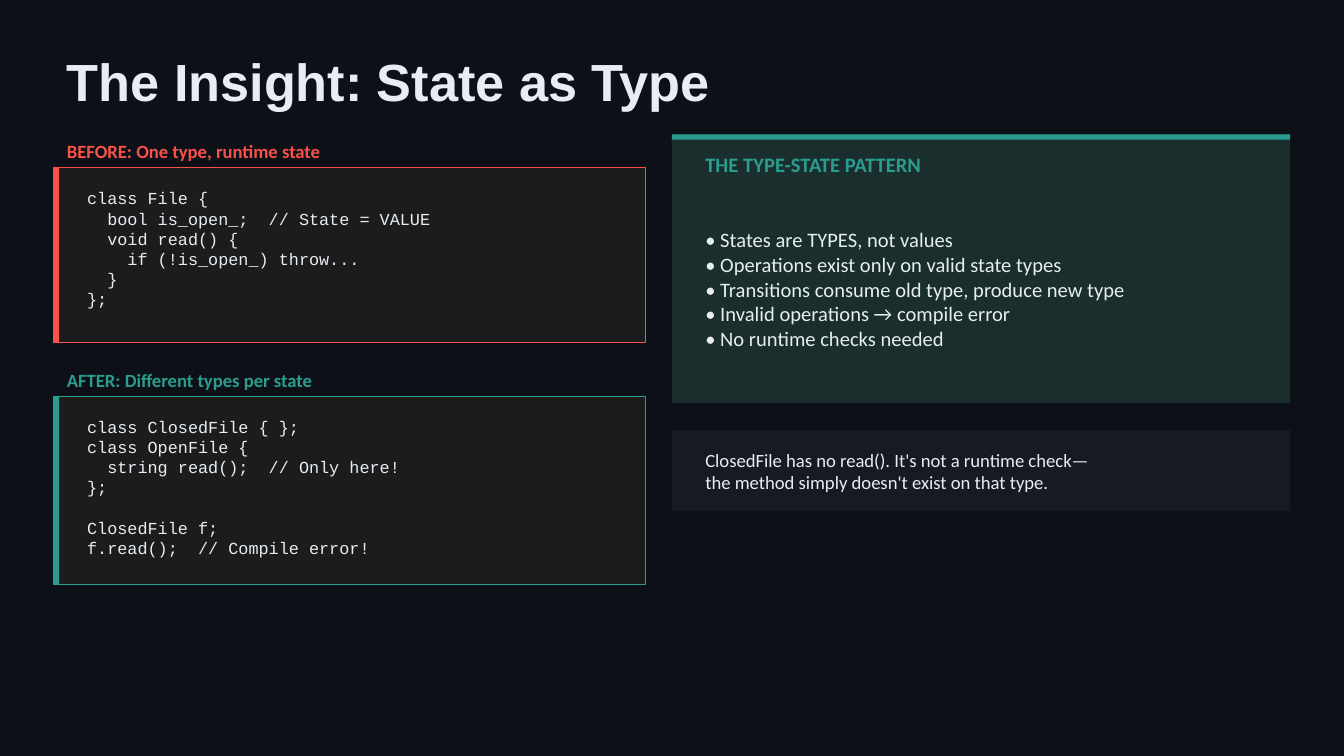
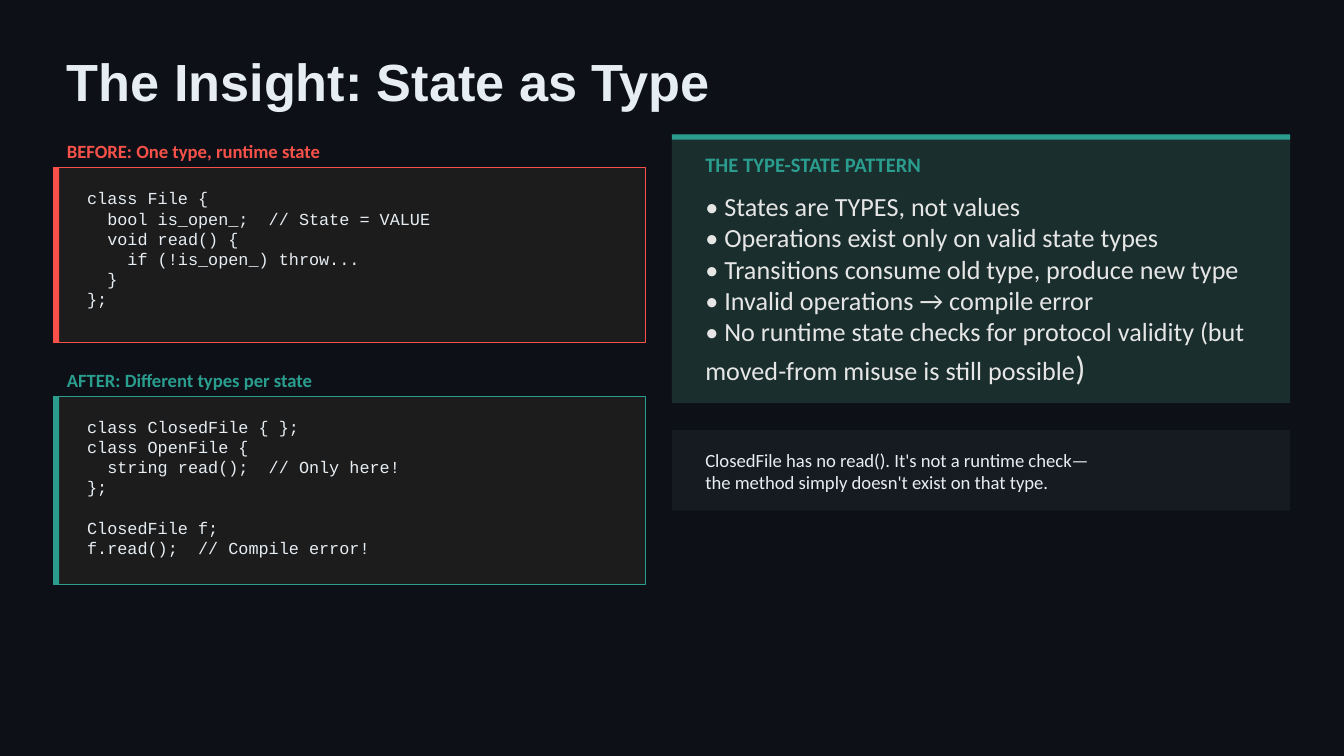
Before and after one commit to schroedermatthew/FatP, a slide deck: slide 3 of Teaching/Compile Time Errrors/problem_session_4_type_state_pattern.pptx. Drawn at 1344x756 pixels with LibreOffice and Linux fonts; fonts in the diff are those of the drawing. Boxes give left, top, right and bottom in pixels: in the first picture for what was removed or moved away, otherwise in the second. Text is boxed around its words. In the diff, an @@ line names an element or a change of style, - is before the commit and + after.

Commit message:
Updated lessons on compile time errors. Added tensor flow wrapper

```diff
--- a/Teaching/Compile Time Errrors/problem_session_4_type_state_pattern.pptx
+++ b/Teaching/Compile Time Errrors/problem_session_4_type_state_pattern.pptx
@@ text at bbox=[724, 198, 1238, 315]: size 11 to 14 pt, text colour #E6EDF3 to #E7E6E6 in "• States are TYPES, not values", "• Operations exist only on valid state ...", "• Transitions consume old type, produce new ...", "• Invalid operations → compile error" @@
@@ text at bbox=[705, 322, 1244, 385]: text changed; size 11 to 14 pt; text colour #E6EDF3 to #E7E6E6 @@
-• No runtime checks needed
+• No runtime state checks for protocol validity (but moved-from misuse is still possible)
```
Also in this commit, not shown: 2 other slides changed, 48 other files.
